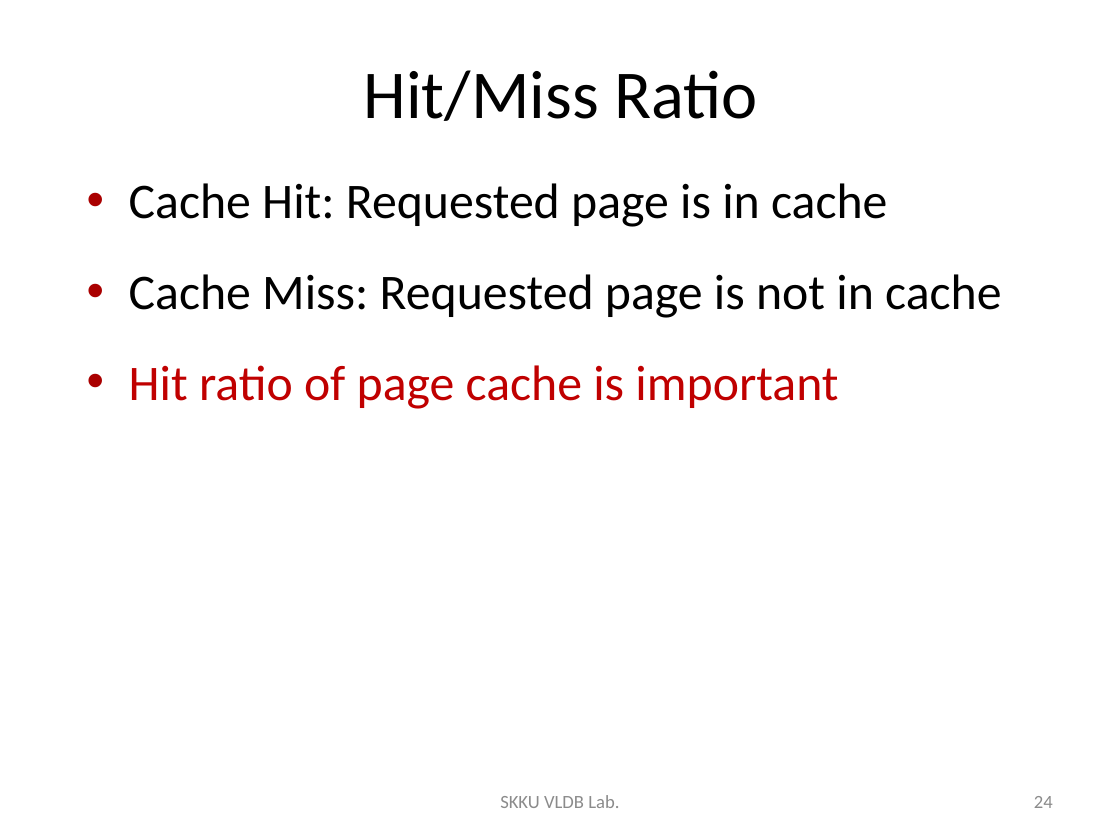
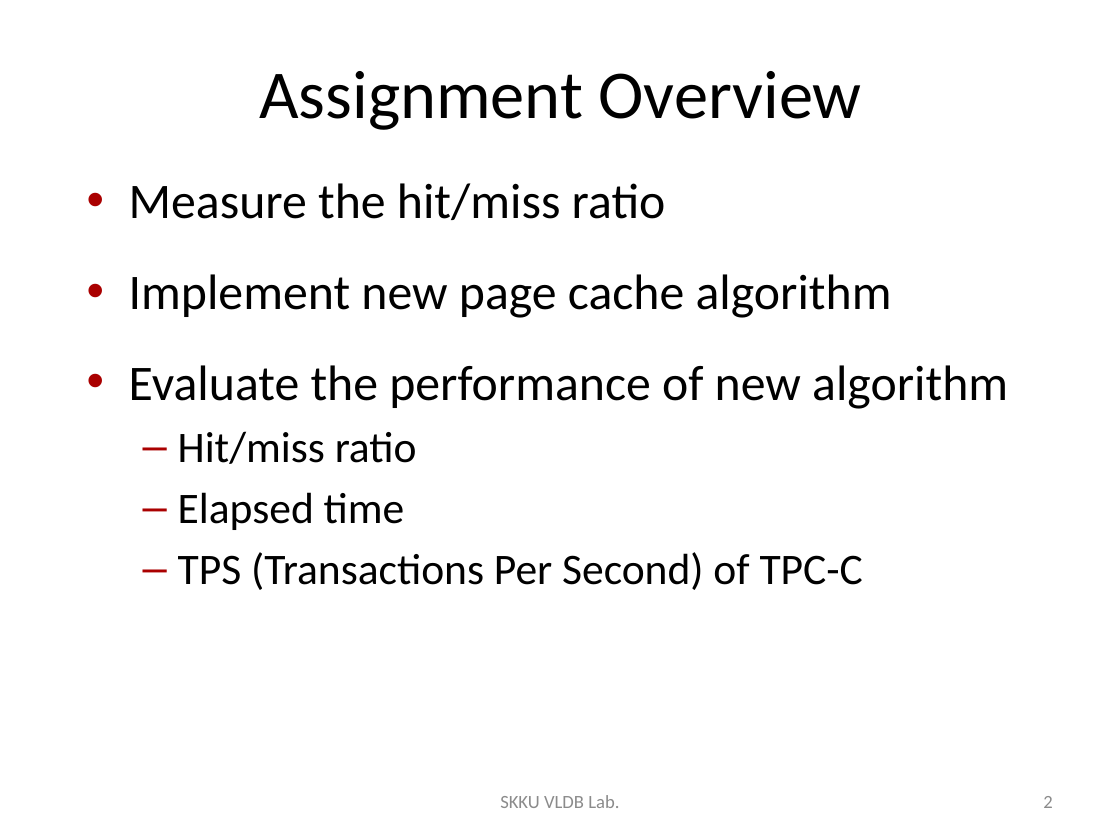
Before and after one commit to wurikiji/2016-db-programming-fall, a slide deck: slide 2 of 4주차/4주차 - Asignment 3.pptx (slide 24 before the commit). Drawn at 1120x840 pixels with LibreOffice and Linux fonts; fonts in the diff are those of the drawing. Boxes give left, top, right and bottom in pixels: in the first picture for what was removed or moved away, otherwise in the second. Text is boxed around its words. In the diff, an @@ line names an element or a change of style, - is before the commit and + after.

```diff
--- a/4주차/4주차 - Asignment 3.pptx
+++ b/4주차/4주차 - Asignment 3.pptx
@@ title at [259,71,862,130]: text changed @@
-Hit/Miss Ratio
+Assignment Overview
@@ text at [129,183,1008,590]: text changed @@
-• Cache Hit: Requested page is in cache
-• Cache Miss: Requested page is not in cache
-• Hit ratio of page cache is important
+• Measure the hit/miss ratio
+• Implement new page cache algorithm
+• Evaluate the performance of new algorithm
+  – Hit/miss ratio
+  – Elapsed time
+  – TPS (Transactions Per Second) of TPC-C
@@ page number at [1043,796,1052,808]: text changed @@
-24
+2
```
Also in this commit, not shown: 5 other slides changed, 4 slides added, 20 slides removed, 1 other file.
